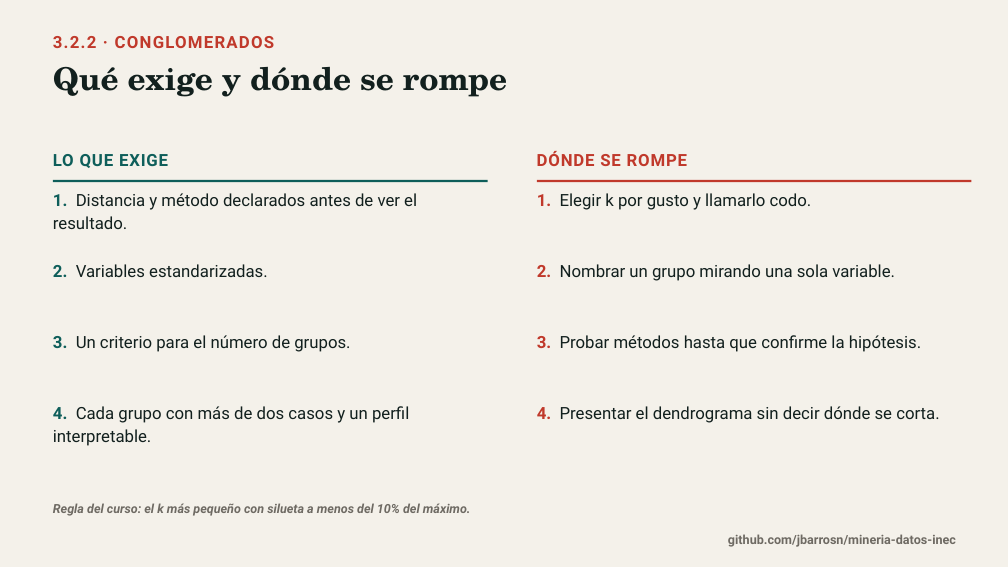
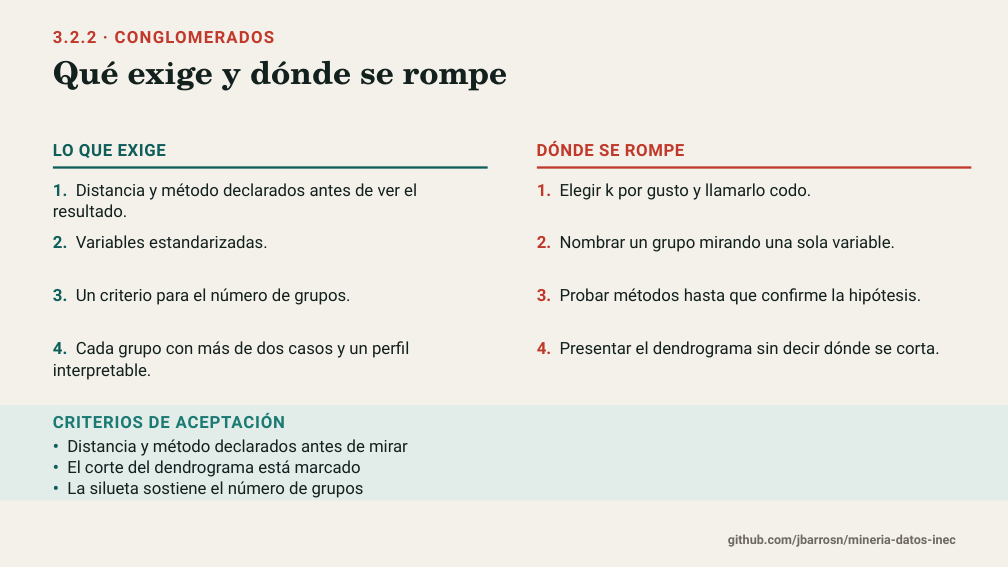
Before and after one commit to jbarrosn/mineria-datos-inec, a slide deck: slide 9 of docs/diapositivas/02_multivariante.pptx. Drawn at 1008x567 pixels with LibreOffice and Linux fonts; fonts in the diff are those of the drawing. Boxes give left, top, right and bottom in pixels: in the first picture for what was removed or moved away, otherwise in the second. Text is boxed around its words. In the diff, an @@ line names an element or a change of style, - is before the commit and + after.

Commit message:
Agrega criterios de aceptacion a cada lamina y reajusta la retícula

```diff
--- a/docs/diapositivas/02_multivariante.pptx
+++ b/docs/diapositivas/02_multivariante.pptx
@@ text "3.2.2 · CONGLOMERADOS": place and size @@
-text "3.2.2 · CONGLOMERADOS" at <box>53,36,274,48</box>
+text "3.2.2 · CONGLOMERADOS" at <box>53,31,274,43</box>
@@ text "Qué exige y dónde se ...": place and size @@
-text "Qué exige y dónde se ..." at <box>53,67,507,97</box>
+text "Qué exige y dónde se ..." at <box>53,61,507,91</box>
@@ text "LO QUE EXIGE": place and size @@
-text "LO QUE EXIGE" at <box>53,154,168,168</box>
+text "LO QUE EXIGE" at <box>53,144,166,158</box>
@@ text "LO QUE EXIGE" at <box>53,144,166,158</box>: letter spacing 0.8 to 0.6 pt @@
@@ text "DÓNDE SE ROMPE": place and size @@
-text "DÓNDE SE ROMPE" at <box>537,151,687,166</box>
+text "DÓNDE SE ROMPE" at <box>537,141,685,156</box>
@@ text "DÓNDE SE ROMPE" at <box>537,141,685,156</box>: letter spacing 0.8 to 0.6 pt @@
@@ text "1. Distancia y método declarados ...": place and size @@
-text "1. Distancia y método declarados ..." at <box>53,193,417,229</box>
+text "1. Distancia y método declarados ..." at <box>53,183,417,217</box>
@@ rectangle: place and size @@
-rectangle at <box>53,180,488,182</box>
+rectangle at <box>53,166,488,169</box>
@@ text "1. Elegir k por gusto ...": place and size @@
-text "1. Elegir k por gusto ..." at <box>537,193,812,210</box>
+text "1. Elegir k por gusto ..." at <box>537,183,812,200</box>
@@ rectangle: place and size @@
-rectangle at <box>537,180,972,182</box>
+rectangle at <box>537,166,972,169</box>
@@ text "2. Variables estandarizadas.": place and size @@
-text "2. Variables estandarizadas." at <box>53,264,268,277</box>
+text "2. Variables estandarizadas." at <box>53,235,268,248</box>
@@ text "2. Nombrar un grupo mirando ...": place and size @@
-text "2. Nombrar un grupo mirando ..." at <box>537,264,895,281</box>
+text "2. Nombrar un grupo mirando ..." at <box>537,235,895,252</box>
@@ text "3. Un criterio para el ...": place and size @@
-text "3. Un criterio para el ..." at <box>53,335,350,352</box>
+text "3. Un criterio para el ..." at <box>53,288,350,305</box>
@@ text "3. Probar métodos hasta que ...": place and size @@
-text "3. Probar métodos hasta que ..." at <box>537,335,921,352</box>
+text "3. Probar métodos hasta que ..." at <box>537,288,921,305</box>
@@ text "4. Cada grupo con más ...": place and size @@
-text "4. Cada grupo con más ..." at <box>53,406,409,446</box>
+text "4. Cada grupo con más ..." at <box>53,341,409,380</box>
@@ line spacing 1.12 to 1.08 in 8 elements at <box>53,183,417,217</box>, <box>537,183,812,200</box>, <box>53,235,268,248</box>, <box>537,235,895,252</box>, <box>53,288,350,305</box>, <box>537,288,921,305</box>, <box>53,341,409,380</box>, <box>537,341,939,358</box> @@
@@ text "4. Presentar el dendrograma sin ...": place and size @@
-text "4. Presentar el dendrograma sin ..." at <box>537,406,939,423</box>
+text "4. Presentar el dendrograma sin ..." at <box>537,341,939,358</box>
@@ rectangle added at <box>0,405,1008,501</box>, fill #E2ECE9 @@
@@ text added at <box>53,413,285,428</box>, 16 pt, text #1B7A73, bold @@
+CRITERIOS DE ACEPTACIÓN
@@ text added at <box>67,439,408,498</box>, 16 pt, text #12201E @@
+• Distancia y método declarados antes de mirar
+• El corte del dendrograma está marcado
+• La silueta sostiene el número de grupos
@@ text removed at <box>53,503,471,516</box> @@
-Regla del curso: el k más pequeño con silueta a menos del 10% del máximo.
```
Also in this commit, not shown: 9 other slides changed, 9 other files.
